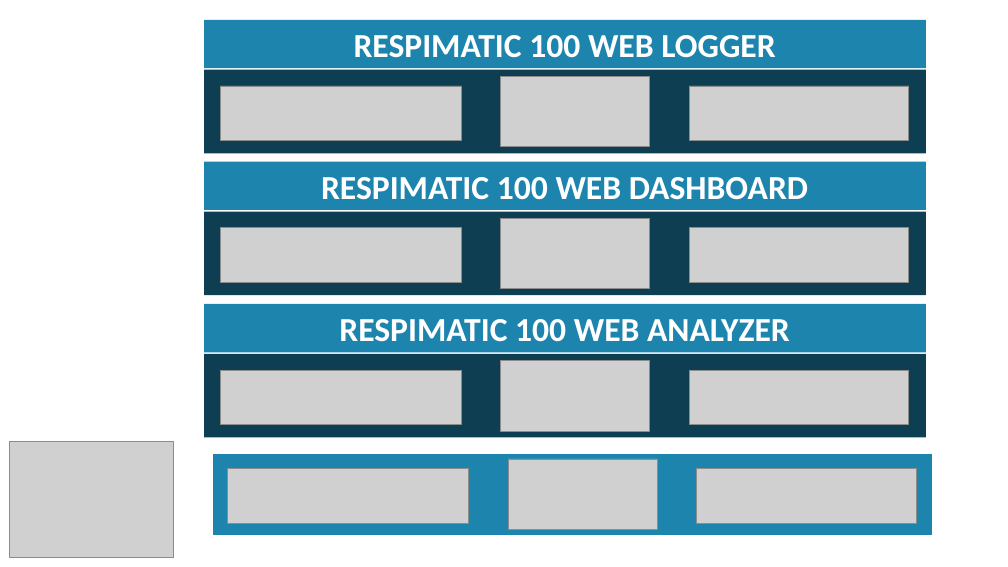
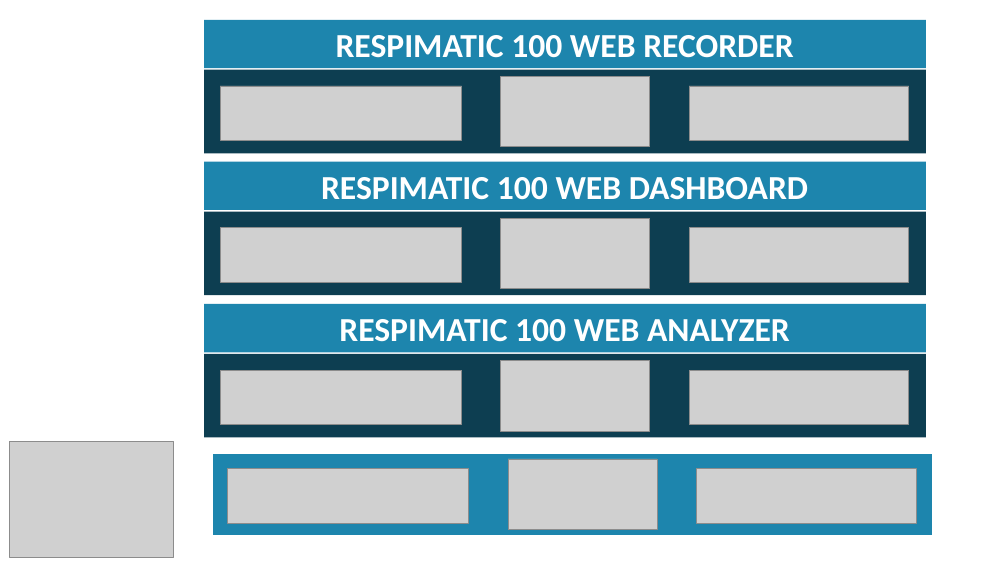
Before and after one commit to sunilmeister/sunilmeister.github.io, a slide deck: slide 1 of Logo.pptx. Drawn at 1008x567 pixels with LibreOffice and Linux fonts; fonts in the diff are those of the drawing; grey boxes stand for pictures. Boxes give left, top, right and bottom in pixels: in the first picture for what was removed or moved away, otherwise in the second. Text is boxed around its words. In the diff, an @@ line names an element or a change of style, - is before the commit and + after.

```diff
--- a/Logo.pptx
+++ b/Logo.pptx
@@ text in rectangle at (x1=336, y1=35, x2=793, y2=58): text changed @@
-RESPIMATIC 100 WEB LOGGER
+RESPIMATIC 100 WEB RECORDER
```
Also in this commit, not shown: 1 other slide changed, 4 other files.
